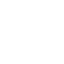
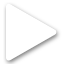
Layer changes from the first 64x64 image to the second:
hid "Ebene 31" over [3, 2, 61, 64]
added layer "Ebene 35" above "Ebene 29" over [6, 3, 57, 61]
